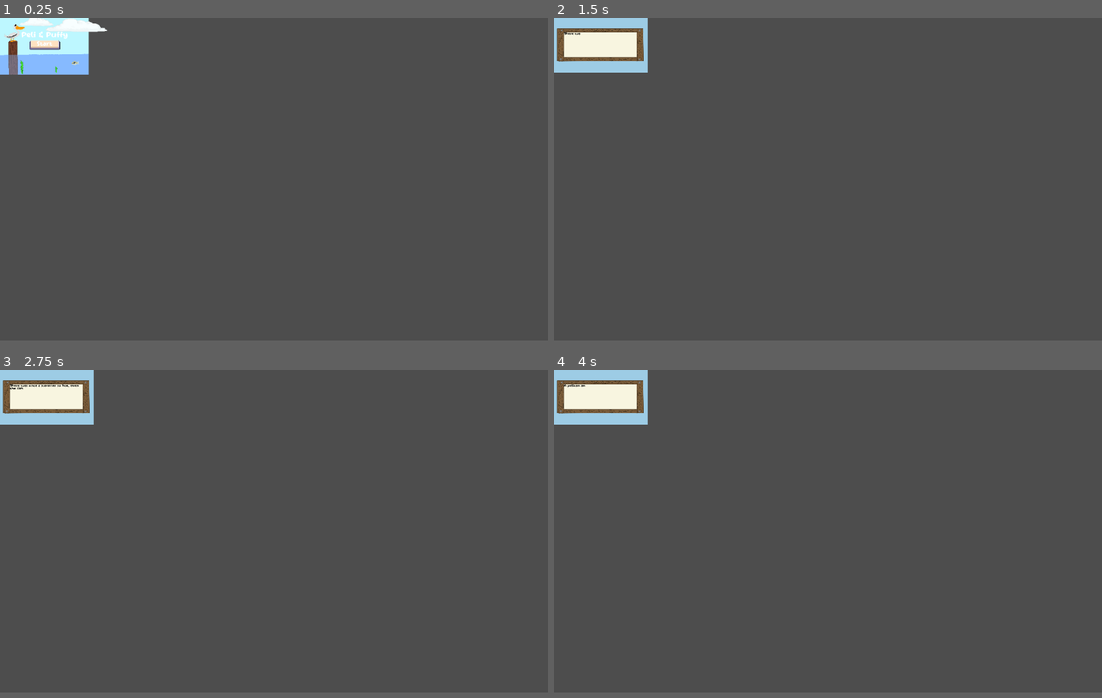
Above: before the commit, frames 1-4 (two rows, left to right).
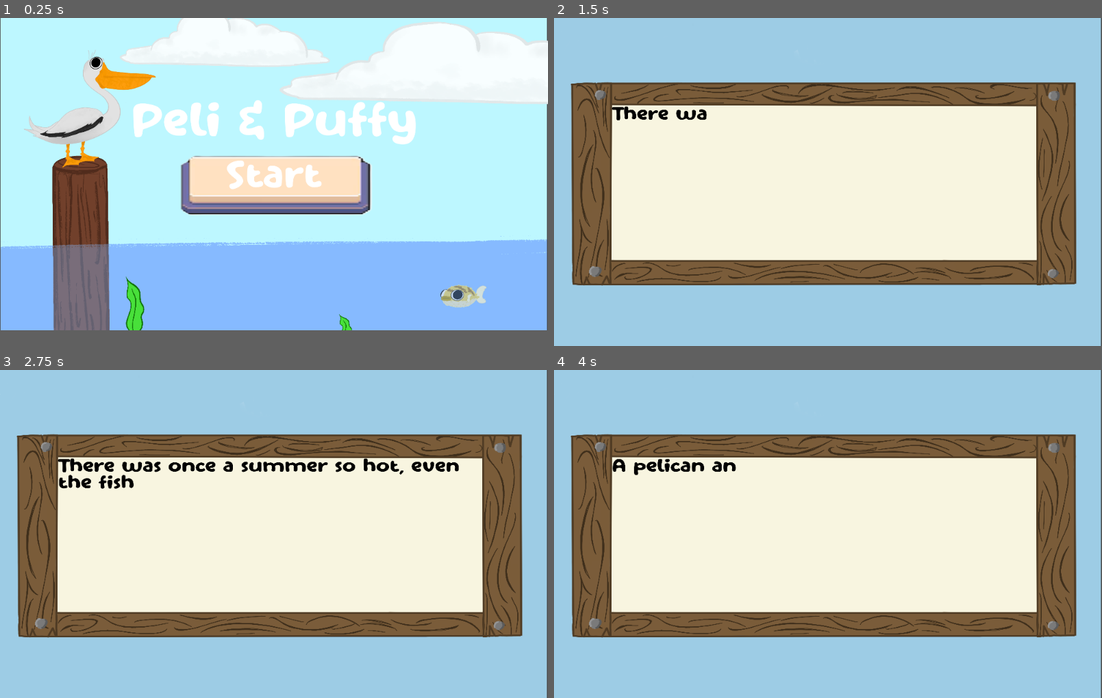
Above: after the commit, the same moments.

Repository: CISC204-S25/final-project-team-6
Game: Godot game, scene res://startGame/start_game.tscn
Same seed, same stepped clock (60 frames per second), same inputs: the game is played once before the commit and once after it.
Inputs:
- Up to frame 1 (0.25 s): no input
- Up to frame 2 (1.5 s): click "Start" at 0.5 s; tap Space (Space) at 1.25 s; hold D (BirdRight) from 1.28 s (still down); tap E (BirdPickup) at 1.35 s
- Up to frame 3 (2.75 s): keep holding D (BirdRight); tap W (BirdUp) at 1.52, 2.27 s; tap Space (Space) at 2, 2.1 s
- Up to frame 4 (4 s): release D (BirdRight) at 2.78 s; hold A (BirdLeft) 2.78-3.53 s; tap E (BirdPickup) at 2.85 s; hold D (BirdRight) from 3.53 s (still down); tap Space (Space) at 3.6 s; tap W (BirdUp) at 3.77 s
In our replay, in frame 1 the window is 800x472 before the commit and 800x457 after it. These sizes can differ from the game's own. Grey fills any space a smaller window leaves; there, only what the larger window draws over its background counts as a difference.

The runs differ from the first frame. In frame 1, 94% of the frame differs, in the area x 0-100%, y 0-96%; in frame 2, 97%; in frame 3, 97%; in frame 4, 97%, in the area x 0-100%, y 0-100%.

Commit message:
Fixed viewports and scenes
Fixed the code for next scenes. I also organized flies.

Diff:
--- a/final-project/pelican/pelican.tscn
+++ b/final-project/pelican/pelican.tscn
@@ -14,7 +14,7 @@
 [ext_resource type="Texture2D" uid="uid://b5xi16he7ttrj" path="res://pelican/walking/pelican_6.png" id="7_1tl8w"]
 [ext_resource type="Texture2D" uid="uid://c3442gv8qtps7" path="res://pelican/walking/pelican_7.png" id="8_wiaar"]
 [ext_resource type="Texture2D" uid="uid://cprnen2h7sac7" path="res://pelican/walking/pelican_8.png" id="9_s36o3"]
-[ext_resource type="Script" path="res://FlyingPlayer.gd" id="15_152xx"]
+[ext_resource type="Script" path="res://pelican/FlyingPlayer.gd" id="15_152xx"]
 
 [sub_resource type="SpriteFrames" id="SpriteFrames_ms3ca"]
 animations = [{
--- a/final-project/project.godot
+++ b/final-project/project.godot
@@ -17,8 +17,8 @@
 
 [display]
 
-window/size/viewport_width=1158
-window/size/viewport_height=4000
+window/size/viewport_width=1100
+window/size/viewport_height=500
 window/size/initial_position_type=0
 window/stretch/mode="canvas_items"
 window/stretch/aspect="expand"
--- a/final-project/pufferfish/pufferfish.tscn
+++ b/final-project/pufferfish/pufferfish.tscn
@@ -1,7 +1,7 @@
 [gd_scene load_steps=27 format=3 uid="uid://bab6pnm5d3icy"]
 
 [ext_resource type="Texture2D" uid="uid://b26fabo05dqoc" path="res://pufferfish/Untitled_Artwork (7).png" id="1_44b8x"]
-[ext_resource type="Script" path="res://SwimmingPlayer.gd" id="1_gly67"]
+[ext_resource type="Script" path="res://pufferfish/SwimmingPlayer.gd" id="1_gly67"]
 [ext_resource type="Texture2D" uid="uid://brnh437tlpu3n" path="res://pufferfish/swimming/fish_1.png" id="2_3ij2a"]
 [ext_resource type="Texture2D" uid="uid://dslrajjudh2up" path="res://pufferfish/puffed/puffed_pufferfish_1.png" id="2_28q83"]
 [ext_resource type="Texture2D" uid="uid://c2tqr8nsrrr5j" path="res://pufferfish/swimming/fish_2.png" id="3_4tv78"]
--- a/final-project/IntroStory.tscn
+++ b/final-project/startGame/IntroStory.tscn
@@ -1,12 +1,12 @@
 [gd_scene load_steps=4 format=3 uid="uid://b17ih7rgjnhhf"]
 
-[ext_resource type="Texture2D" uid="uid://q1xeinfb4a28" path="res://Textbox.png" id="1_j1j1x"]
-[ext_resource type="Script" path="res://intro_story.gd" id="2_xs5l8"]
+[ext_resource type="Texture2D" uid="uid://q1xeinfb4a28" path="res://startGame/Textbox.png" id="1_j1j1x"]
+[ext_resource type="Script" path="res://startGame/intro_story.gd" id="2_xs5l8"]
 [ext_resource type="FontFile" uid="uid://d0lklshtryjax" path="res://font/Comic Kids.ttf" id="3_a07a5"]
 
 [node name="Textbox" type="Sprite2D"]
-position = Vector2(576, 334)
-scale = Vector2(0.332286, 0.27405)
+position = Vector2(546.25, 333.719)
+scale = Vector2(0.315286, 0.273825)
 texture = ExtResource("1_j1j1x")
 script = ExtResource("2_xs5l8")
 ChangeScene = "res://TestScene.tscn"
--- a/final-project/intro_story.gd
+++ b/final-project/startGame/intro_story.gd
@@ -5,6 +5,7 @@
 @export var ChangeScene:String
 # Called when the node enters the scene tree for the first time.
 func _ready() -> void:
+	get_window().size = Vector2i(1000, 600)
 	Dialogue = ["(Press space to read)",
 	"There was once a summer so hot, even the fish begged for cold water.",
 	"A pelican and a fish met up with each other just to complain.",
@@ -37,4 +38,4 @@
 
 
 func _on_button_pressed() -> void:
-	get_tree().change_scene_to_file(ChangeScene)
+	get_tree().change_scene_to_file("res://Game_scene.tscn")
--- a/final-project/startGame/start_game.gd
+++ b/final-project/startGame/start_game.gd
@@ -7,7 +7,7 @@
 	#ProjectSettings.set_setting("display/window/size/window_width_override", 1100)
 	#ProjectSettings.set_setting("display/window/size/window_height_override", 300)
 
-	get_window().size = Vector2i(1100, 650)
+	get_window().size = Vector2i(1050, 600)
 
 	$seaweed.play("default")
 	$seaweed2.play("default")
@@ -20,4 +20,4 @@
 
 
 func _on_button_pressed() -> void:
-	get_tree().change_scene_to_file("res://IntroStory.tscn")
+	get_tree().change_scene_to_file("res://startGame/IntroStory.tscn")
--- a/final-project/TestScene.tscn
+++ b/final-project/tests/TestScene.tscn
@@ -1,6 +1,6 @@
 [gd_scene load_steps=8 format=3 uid="uid://dad3fpc0fy074"]
 
-[ext_resource type="Script" path="res://test_scene.gd" id="1_lminj"]
+[ext_resource type="Script" path="res://tests/test_scene.gd" id="1_lminj"]
 [ext_resource type="PackedScene" uid="uid://cv1x731ovllyw" path="res://pelican/pelican.tscn" id="2_s8gop"]
 [ext_resource type="PackedScene" uid="uid://bab6pnm5d3icy" path="res://pufferfish/pufferfish.tscn" id="3_paj4r"]
 
Renamed: final-project/FlyingPlayer.gd -> final-project/pelican/FlyingPlayer.gd
Renamed: final-project/FlyingPlayer.tscn -> final-project/pelican/FlyingPlayer.tscn
Renamed: final-project/SwimmingPlayer.gd -> final-project/pufferfish/SwimmingPlayer.gd
Renamed: final-project/SwimmingPlayer.tscn -> final-project/pufferfish/SwimmingPlayer.tscn
Renamed: final-project/Tube.png -> final-project/pufferfish/Tube.png
Not shown, changed: final-project/pufferfish/Tube.png.import
Renamed: final-project/Textbox.png -> final-project/startGame/Textbox.png
Not shown, changed: final-project/startGame/Textbox.png.import
Renamed: final-project/Test.gd -> final-project/tests/Test.gd
Renamed: final-project/test_scene.gd -> final-project/tests/test_scene.gd
